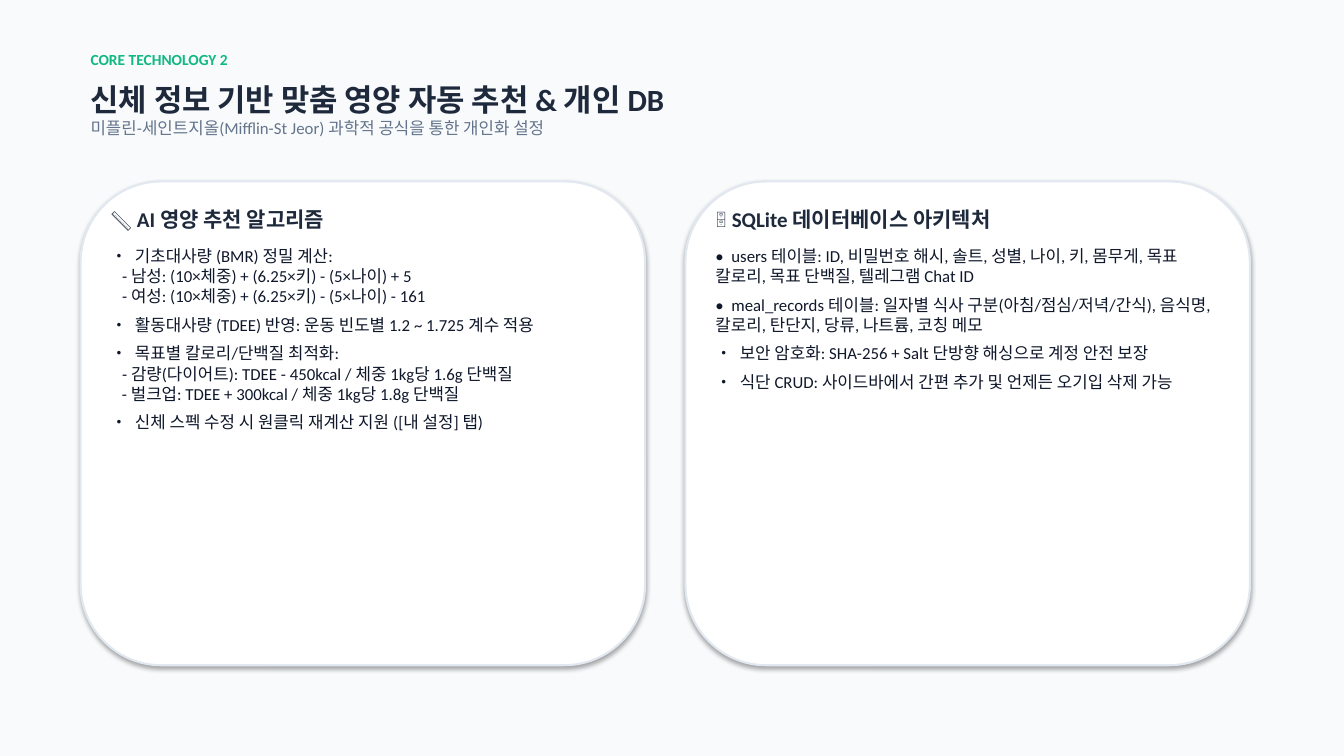
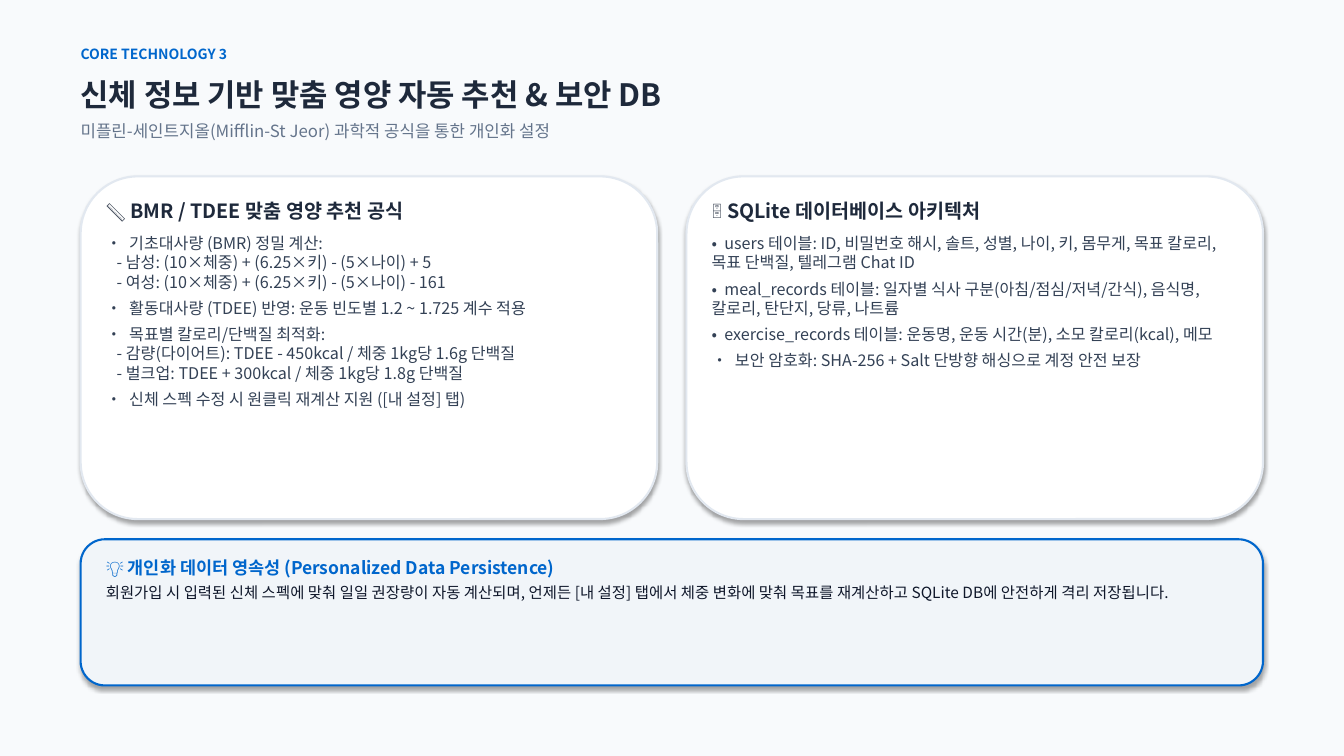
Before and after one commit to rye6837-web/impossible_to_get_lost_my_weight, a slide deck: slide 8 of AI_Diet_Coach_Presentation.pptx (slide 5 before the commit). Drawn at 1344x756 pixels with LibreOffice and Linux fonts; fonts in the diff are those of the drawing. Boxes give left, top, right and bottom in pixels: in the first picture for what was removed or moved away, otherwise in the second. Text is boxed around its words. In the diff, an @@ line names an element or a change of style, - is before the commit and + after.

Commit message:
docs: Update complete 12-slide presentation with Pretendard font, fixed header anchors, and bottom density layout

```diff
--- a/AI_Diet_Coach_Presentation.pptx
+++ b/AI_Diet_Coach_Presentation.pptx
@@ text at (x1=81, y1=48, x2=227, y2=59): text changed; size 11 to 10 pt; font Calibri to Noto Sans CJK KR; text colour #10B981 to #0066CC @@
-CORE TECHNOLOGY 2
+CORE TECHNOLOGY 3
@@ text at (x1=81, y1=80, x2=662, y2=109): text changed; size 12 to 22 pt; font Calibri to Noto Sans CJK KR; text colour #64748B to #1E293B; bold on @@
-신체 정보 기반 맞춤 영양 자동 추천 & 개인 DB
-미플린-세인트지올(Mifflin-St Jeor) 과학적 공식을 통한 개인화 설정
+신체 정보 기반 맞춤 영양 자동 추천 & 보안 DB
@@ text added at (x1=81, y1=123, x2=550, y2=140), 12 pt, text #64748B @@
+미플린-세인트지올(Mifflin-St Jeor) 과학적 공식을 통한 개인화 설정
@@ rounded rectangle resized from (x1=81, y1=181, x2=645, y2=665) to (x1=81, y1=176, x2=657, y2=519) @@
@@ rounded rectangle resized from (x1=686, y1=181, x2=1250, y2=665) to (x1=687, y1=176, x2=1263, y2=519) @@
@@ text at (x1=130, y1=201, x2=403, y2=220): text changed; size 15 to 14 pt; font Calibri to Noto Sans CJK KR @@
-📏 AI 영양 추천 알고리즘
+📏 BMR / TDEE 맞춤 영양 추천 공식
@@ text at (x1=712, y1=201, x2=1216, y2=368): size 15 to 14 pt in "🗄️ SQLite 데이터베이스 아키텍처"; font Calibri to Noto Sans CJK KR in "🗄️ SQLite 데이터베이스 아키텍처", "• users 테이블: ID, 비밀번호 해시, 솔트, ...", "• 보안 암호화: SHA-256 + Salt 단방향 ..."; size 12 to 11.5 pt, text colour #0F172A to #334155 in "• users 테이블: ID, 비밀번호 해시, 솔트, ...", "• 보안 암호화: SHA-256 + Salt 단방향 ..."; less space between paragraphs @@
@@ text at (x1=126, y1=235, x2=526, y2=408): size 12 to 11.5 pt, font Calibri to Noto Sans CJK KR, text colour #0F172A to #334155; less space between paragraphs @@
@@ text at (x1=712, y1=281, x2=1213, y2=343): text changed; size 12 to 11.5 pt; font Calibri to Noto Sans CJK KR; text colour #0F172A to #334155 @@
-• meal_records 테이블: 일자별 식사 구분(아침/점심/저녁/간식), 음식명, 칼로리, 탄단지, 당류, 나트륨, 코칭 메모
+• meal_records 테이블: 일자별 식사 구분(아침/점심/저녁/간식), 음식명, 칼로리, 탄단지, 당류, 나트륨
+• exercise_records 테이블: 운동명, 운동 시간(분), 소모 칼로리(kcal), 메모
@@ text at (x1=740, y1=374, x2=1173, y2=390): paragraph removed @@
-• 식단 CRUD: 사이드바에서 간편 추가 및 언제든 오기입 삭제 가능
@@ rounded rectangle added at (x1=81, y1=539, x2=1263, y2=686), fill #F1F5F9, outline #0066CC 1.5 pt @@
@@ text added at (x1=106, y1=559, x2=1168, y2=601), 11 pt, text #0F172A @@
+💡 개인화 데이터 영속성 (Personalized Data Persistence)
+회원가입 시 입력된 신체 스펙에 맞춰 일일 권장량이 자동 계산되며, 언제든 [내 설정] 탭에서 체중 변화에 맞춰 목표를 재계산하고 SQLite DB에 안전하게 격리 저장됩니다.
```
Also in this commit, not shown: 7 other slides changed, 4 slides added, 1 slide removed, 1 other file.
